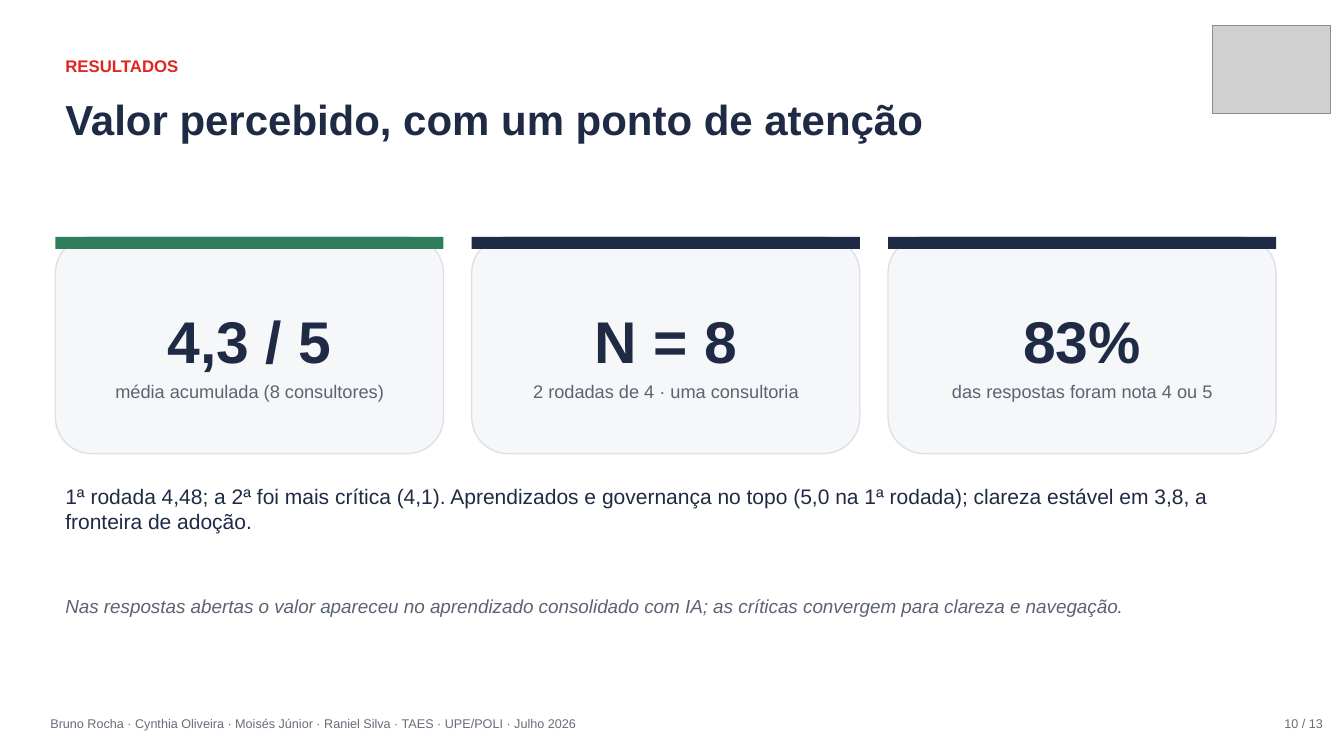
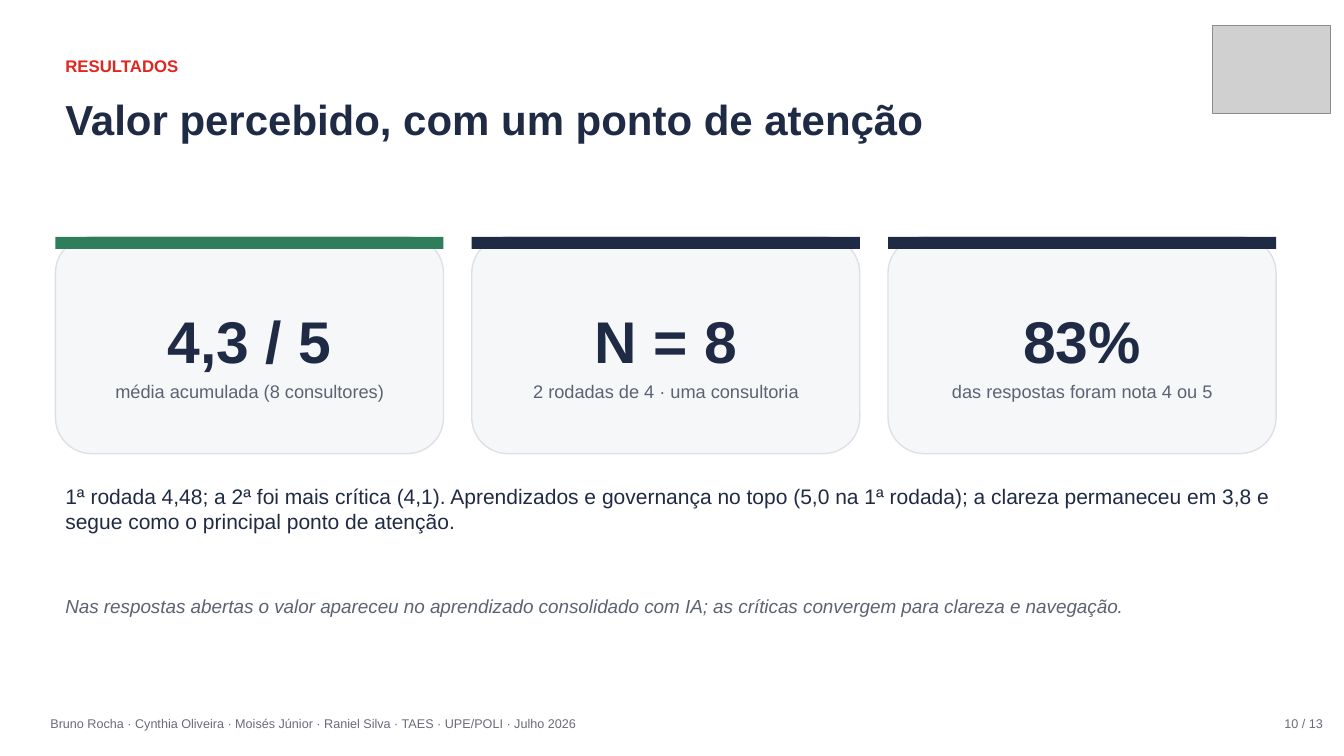
Before and after one commit to raniel90/obione, a slide deck: slide 10 of atividades/apresentacoes/ObiOne_Apresentacao_Final.pptx. Drawn at 1344x756 pixels with LibreOffice and Linux fonts; fonts in the diff are those of the drawing; grey boxes stand for pictures. Boxes give left, top, right and bottom in pixels: in the first picture for what was removed or moved away, otherwise in the second. Text is boxed around its words. In the diff, an @@ line names an element or a change of style, - is before the commit and + after.

```diff
--- a/atividades/apresentacoes/ObiOne_Apresentacao_Final.pptx
+++ b/atividades/apresentacoes/ObiOne_Apresentacao_Final.pptx
@@ text at [65,488,1269,534]: text changed @@
-1ª rodada 4,48; a 2ª foi mais crítica (4,1). Aprendizados e governança no topo (5,0 na 1ª rodada); clareza estável em 3,8, a fronteira de adoção.
+1ª rodada 4,48; a 2ª foi mais crítica (4,1). Aprendizados e governança no topo (5,0 na 1ª rodada); a clareza permaneceu em 3,8 e segue como o principal ponto de atenção.
```
Also in this commit, not shown: 9 other slides changed, 1 other file.
